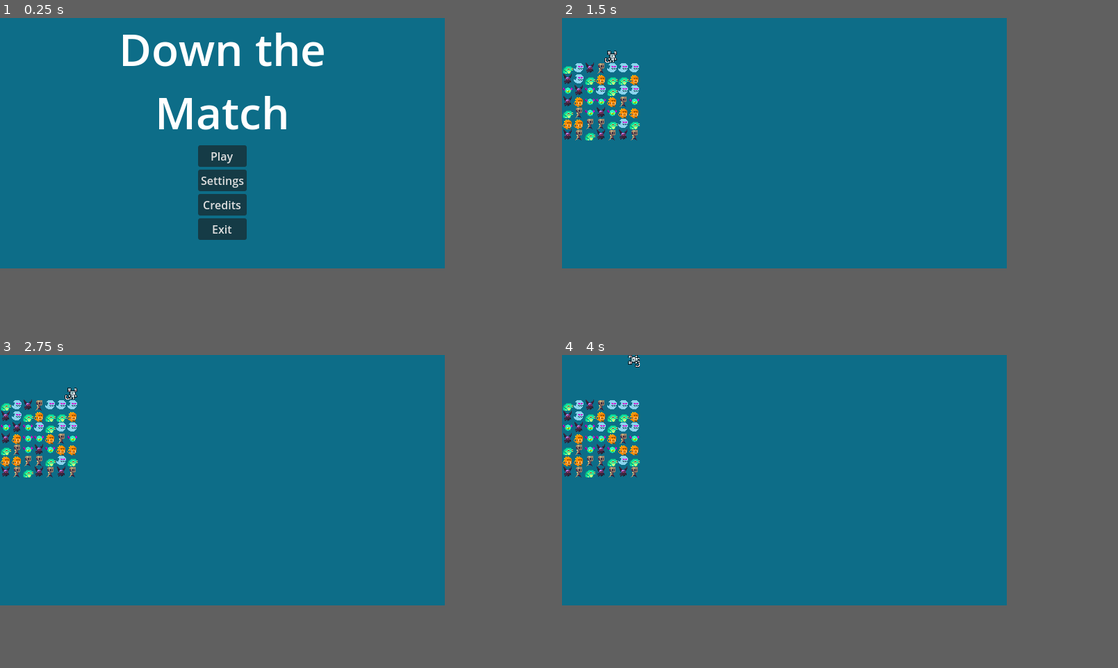
Above: before the commit, frames 1-4 (two rows, left to right).
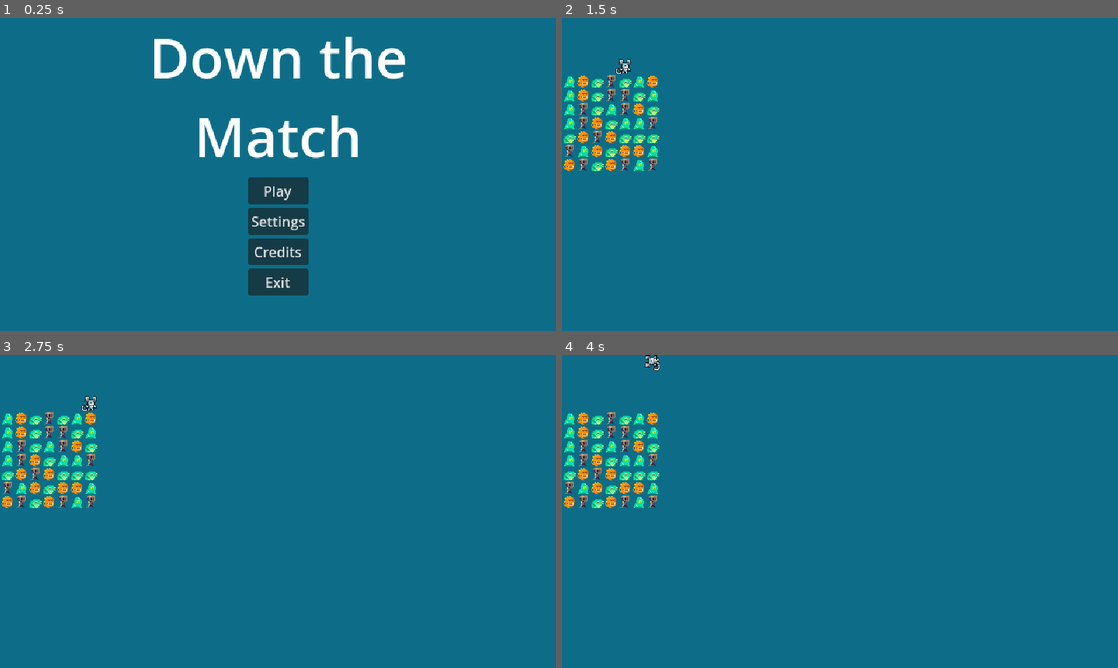
Above: after the commit, the same moments.

Repository: BoatsandJoes/doctor-ill
Game: Godot game, scene res://scenes/main.tscn
Two runs of this game, one before a commit and one after it. Both use one fixed random seed, a clock stepped at 60 frames per second and the inputs below. Sound files missing from this copy of the repository are replaced by a short silence.
Inputs:
- Up to frame 1 (0.25 s): no input
- Up to frame 2 (1.5 s): click "Play" at 0.5 s; hold Right (right) from 1.28 s (still down); hold Keypad 7 (accept) from 1.28 s (still down)
- Up to frame 3 (2.75 s): release Right (right) at 2.03 s; release Keypad 7 (accept) at 2.03 s; hold Down (down) from 2.03 s (still down); tap Space (kick) at 2.1 s
- Up to frame 4 (4 s): tap Enter at 2.75 s; release Down (down) at 2.78 s; hold Right (right) 2.78-3.53 s; hold Keypad 4 (pick_up_one) 2.78-3.53 s; hold Up (up) from 3.53 s (still down); tap Keypad 5 (pick_up_stack) at 3.6 s
The window is 640x360 before the commit and 800x450 after it. Grey fills any space a smaller window leaves; there, only what the larger window draws over its background counts as a difference.

The runs differ from the first frame. In frame 1, 11% of the frame differs, in the area x 22-73%, y 4-89%; in frame 2, 3.5%; in frame 3, 3.5%; in frame 4, 3.5%.

Commit message:
Added lighting and fire. You can now lose, so it's a game under most definitions of game.

Diff:
--- a/project.godot
+++ b/project.godot
@@ -19,6 +19,8 @@
 
 window/size/viewport_width=640
 window/size/viewport_height=360
+window/size/window_width_override=1280
+window/size/window_height_override=720
 window/stretch/mode="viewport"
 
 [input]
--- a/scenes/gameObjects/board.gd
+++ b/scenes/gameObjects/board.gd
@@ -12,9 +12,12 @@
 var board: Array
 var tilePixels: int = 16
 var paramsList: Array[Dictionary] = [
-	{&"width": 7, &"height": 7, &"buffer": 4, &"types": [Omni,Diag], &"colors": 3}
+	{&"width": 7, &"height": 7, &"buffer": 4, &"types": [Omni], &"colors": 4},
+	{&"width": 7, &"height": 7, &"buffer": 4, &"types": [Omni, Diag], &"colors": 3},
+	{&"width": 7, &"height": 7, &"buffer": 4, &"types": [Omni], &"colors": 2}
 ]
 var currentParams: Dictionary = paramsList[0]
+var secondsElapsed: float = 0.0
 
 func _ready() -> void:
 	players.append(Player.instantiate())
@@ -60,6 +63,9 @@
 		updateVisualPositions()
 
 func win():
+	emit_signal("finished")
+
+func lose():
 	emit_signal("finished")
 
 func move(piece: Piece, toIndex: int):
@@ -169,12 +175,12 @@
 				elif board[player.gridIndex - currentParams[&"width"]] != null:
 					player.idle_state()
 					#todo do this same thing when player didn't climb into the piece
-					board[player.gridIndex - currentParams[&"width"]].set_bomb()
+					board[player.gridIndex - currentParams[&"width"]].set_bomb(secondsElapsed)
 
 func toggle_bomb(target: int):
 	if (target >= 0 && board[target] != null && !(board[target] is Player)):
 		#turn piece into bomb
-		board[target].toggle_bomb()
+		board[target].toggle_bomb(secondsElapsed)
 		#recurse whole stack
 		#toggle_bomb(target - currentParams[&"width"])
 
@@ -241,8 +247,6 @@
 				if (above >= 0 && board[above] != null && !pick):
 					# make rest of stack fall
 					fall(board[above], above, source, player.defaultFastFallCounter)
-				elif pick:
-					board[target].set_bomb()
 			else:
 				# test rest of stack
 				var passed = true
@@ -257,15 +261,11 @@
 				if passed:
 					#move whole stack
 					above = source
-					var i: int = 0
 					while above >= 0 && board[above] != null && !(board[above] is Player):
 						move(board[above], target)
 						board[target].fall_fast()
-						if pick && i == 0:
-							board[target].set_bomb()
 						above = above - currentParams[&"width"]
 						target = target - currentParams[&"width"]
-						i = i + 1
 
 func handle_player_state(player: Player, delta: float):
 	if player.state == player.stateType.TURNING:
@@ -297,7 +297,7 @@
 		player.idle_state()
 		var above: int = player.gridIndex - currentParams[&"width"]
 		if above >= 0 && board[above] != null:
-			board[above].set_bomb()
+			board[above].set_bomb(secondsElapsed)
 
 func checkSurroundingCellsForFall(fallTarget: int) -> bool:
 	#return true if piece is good to fall into the target, false otherwise
@@ -380,15 +380,81 @@
 	clear(clearDicts)
 
 func clear(clearDicts: Array[Dictionary]):
-	#todo additional consequences based on clear size/type
+	#additional consequences based on clear size/type
+	var cellsToClear: Array[int] = []
 	for dict in clearDicts:
+		var latestBomb: int
+		var time: float = 0.0
 		for cell in dict[&"cells"]:
+			if board[cell].bombCreationTime >= time:
+				time = board[cell].bombCreationTime
+				latestBomb = cell
+		for cell in dict[&"cells"]:
+			if cell == latestBomb && (dict[&"breakfast"] || dict[&"size"] > 3):
+				if(dict[&"breakfast"]):
+					board[cell].set_lightning()
+				if(dict[&"size"] > 3):
+					board[cell].set_flame(dict[&"size"])
+			else:
+				cellsToClear.append(cell)
+	var furtherClears: Array[int] = []
+	while cellsToClear.size() > 0:
+		var cell = cellsToClear[0]
+		if board[cell] != null:
+			#todo activate flame/lightning
+			if board[cell].lightning:
+				#left
+				var scan: int = cell - 1
+				while (scan + 1) % currentParams[&"width"] != 0:
+					cellsToClear.append(scan)
+					scan = scan - 1
+				#right
+				scan = cell + 1
+				while scan % currentParams[&"width"] != 0:
+					cellsToClear.append(scan)
+					scan = scan + 1
+				#up
+				scan = cell - currentParams[&"width"]
+				while scan >= 0:
+					cellsToClear.append(scan)
+					scan = scan - currentParams[&"width"]
+				#down
+				scan = cell + currentParams[&"width"]
+				while scan < board.size():
+					cellsToClear.append(scan)
+					scan = scan + currentParams[&"width"]
+			if board[cell].flame:
+				var onLeftWall: bool = cell % currentParams[&"width"] == 0
+				var onRightWall: bool = (cell + 1) % currentParams[&"width"] == 0
+				var onCeiling: bool = cell - currentParams[&"width"] < 0
+				var onFloor: bool = cell + currentParams[&"width"] >= board.size()
+				if !onLeftWall:
+					cellsToClear.append(cell - 1)
+					if !onFloor:
+						cellsToClear.append(cell - 1 + currentParams[&"width"])
+					if !onCeiling:
+						cellsToClear.append(cell - 1 - currentParams[&"width"])
+				if !onRightWall:
+					cellsToClear.append(cell + 1)
+					if !onFloor:
+						cellsToClear.append(cell + 1 + currentParams[&"width"])
+					if !onCeiling:
+						cellsToClear.append(cell + 1 - currentParams[&"width"])
+				if !onCeiling:
+					cellsToClear.append(cell - currentParams[&"width"])
+				if !onFloor:
+					cellsToClear.append(cell + currentParams[&"width"])
 			clear_cell(cell)
+		cellsToClear.remove_at(0)
 
 func clear_cell(cell: int) -> void:
 	#todo pretty
-	board[cell].queue_free()
-	board[cell] = null
+	if board[cell] != null:
+		if board[cell] is Player:
+			lose()
+		else:
+			board[cell].queue_free()
+			board[cell] = null
 
 func get_matches_in_direction(cell: int, vector: Vector2i) -> Array[int]:
 	# does not cross a left/right board boundary
@@ -449,3 +515,4 @@
 				&& piece.state != piece.stateType.WALKING && (belowIndex >= board.size()
 				|| board[belowIndex] != null)):
 					piece.fall(tilePixels, delta, true)
+	secondsElapsed = secondsElapsed + delta
--- a/scenes/gameObjects/pieces/piece.gd
+++ b/scenes/gameObjects/pieces/piece.gd
@@ -10,6 +10,25 @@
 var matchVecs: Array[Vector2i] = []
 var type: int
 var variety: int
+var bombCreationTime: float = 0.0
+var flame: bool = false
+var flameSize: int = 4
+var lightning: bool = false
+
+func set_flame(size: int):
+	flame = true
+	flameSize = size
+	if !lightning:
+		$Sprite2D.rotation = 3 * PI / 2
+	else:
+		$Sprite2D.rotation = PI
+
+func set_lightning():
+	lightning = true
+	if !flame:
+		$Sprite2D.rotation = PI / 2
+	else:
+		$Sprite2D.rotation = PI
 
 func fall_fast():
 	fastFall = true
@@ -19,16 +38,18 @@
 	return ((direction == 1 && $Sprite2D.position.x > 0) || (direction == -1 && $Sprite2D.position.x < 0)
 	|| (direction == 0 && $Sprite2D.position.x != 0))
 
-func toggle_bomb():
+func toggle_bomb(secondsElapsed: float):
 	bomb = !bomb
 	if bomb:
 		$Sprite2D.modulate = Color(5,5,5)
+		bombCreationTime = secondsElapsed
 	else:
 		$Sprite2D.modulate = Color(1,1,1)
 
-func set_bomb():
+func set_bomb(secondsElapsed: float):
 	$Sprite2D.modulate = Color(5,5,5)
 	bomb = true
+	bombCreationTime = secondsElapsed
 
 func matches(piece: Piece) -> bool:
 	return piece.type == type && piece.variety == variety
--- a/scenes/gameObjects/player.gd
+++ b/scenes/gameObjects/player.gd
@@ -58,7 +58,7 @@
 		$Sprite2D.position.y = 0
 	return false
 
-func set_bomb():
+func set_bomb(secondsElapsed: float):
 	pass
 
 func climb_state():
